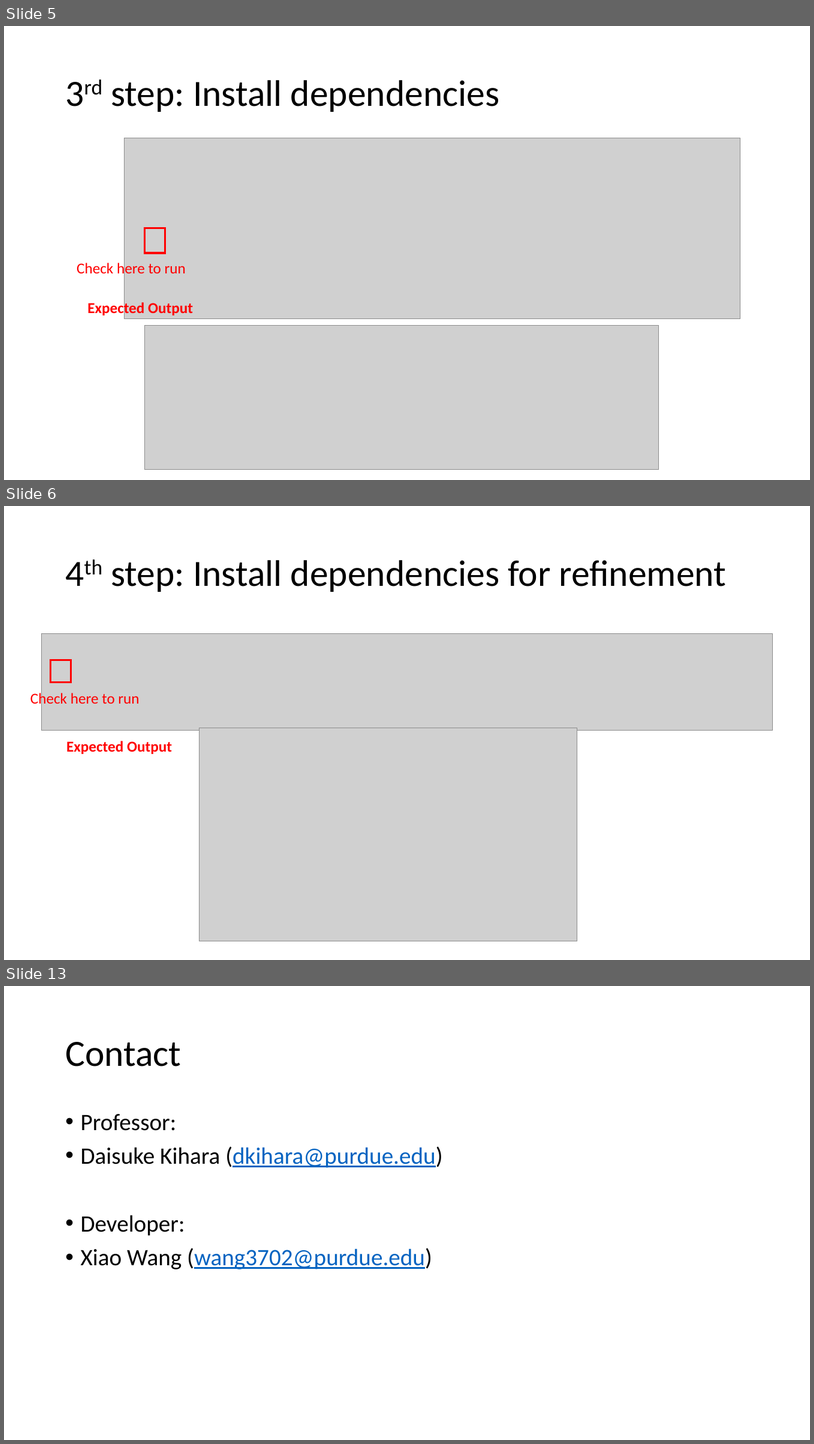
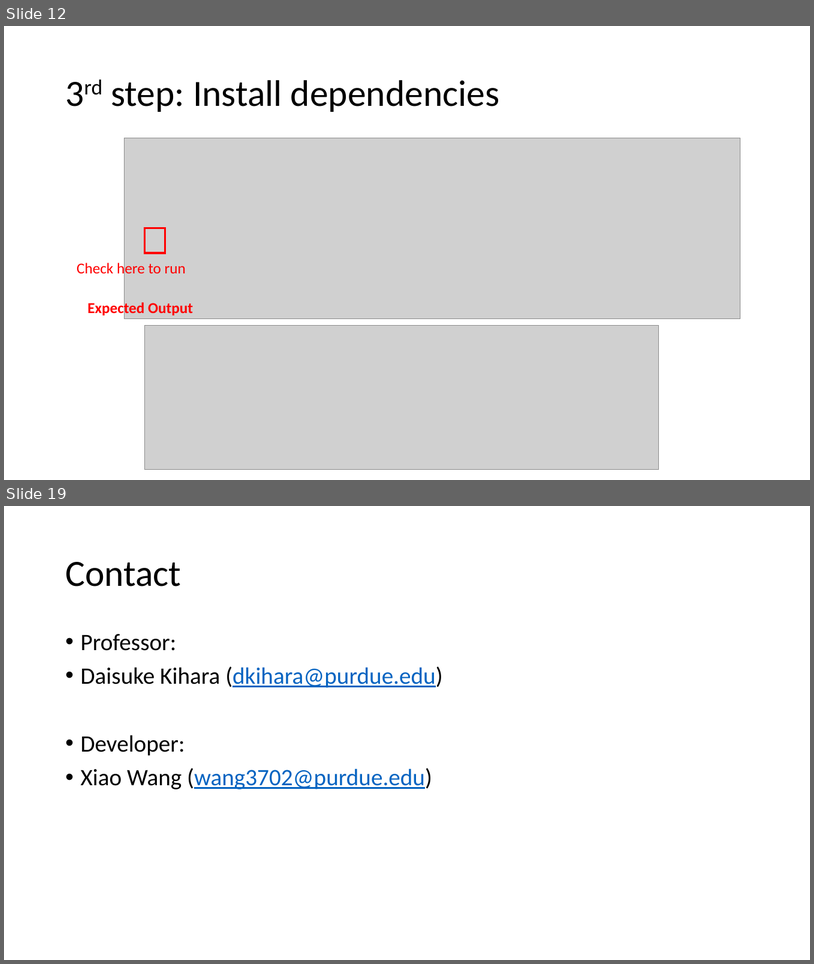
Before and after one commit to kiharalab/CryoREAD, a slide deck: CryoREAD_tutorial.pptx. Shown one above the other, each under a label of ours: slides 5, 6 and 13 before the commit, slides 12 and 19 after it; the slides between them are not shown. The pictures are 814x1444 and 814x964 pixels, drawn with LibreOffice and Linux fonts; fonts in the diff are those of the drawing; grey boxes stand for pictures. Boxes give left, top, right and bottom in pixels: in the first picture for what was removed or moved away, otherwise in the second. Text is boxed around its words. In the diff, an @@ line names an element or a change of style, - is before the commit and + after.

```diff
--- a/CryoREAD_tutorial.pptx
+++ b/CryoREAD_tutorial.pptx
@@ slide 6 removed at <box>4,506,810,960</box>, background #FFFFFF @@
@@ title removed at <box>111,560,726,592</box> @@
-4th step: Install dependencies for refinement
@@ picture removed at <box>42,634,773,730</box> @@
@@ rectangle removed at <box>51,660,71,682</box> @@
@@ text removed at <box>30,691,139,707</box> @@
-Check here to run
@@ picture removed at <box>200,728,577,941</box> @@
@@ text removed at <box>66,741,172,754</box> @@
-Expected Output
@@ what was slide 5 is now slide 12 @@
@@ what was slide 13 is now slide 19 @@
```
Also in this commit, not shown: 7 slides changed, 7 slides added.
